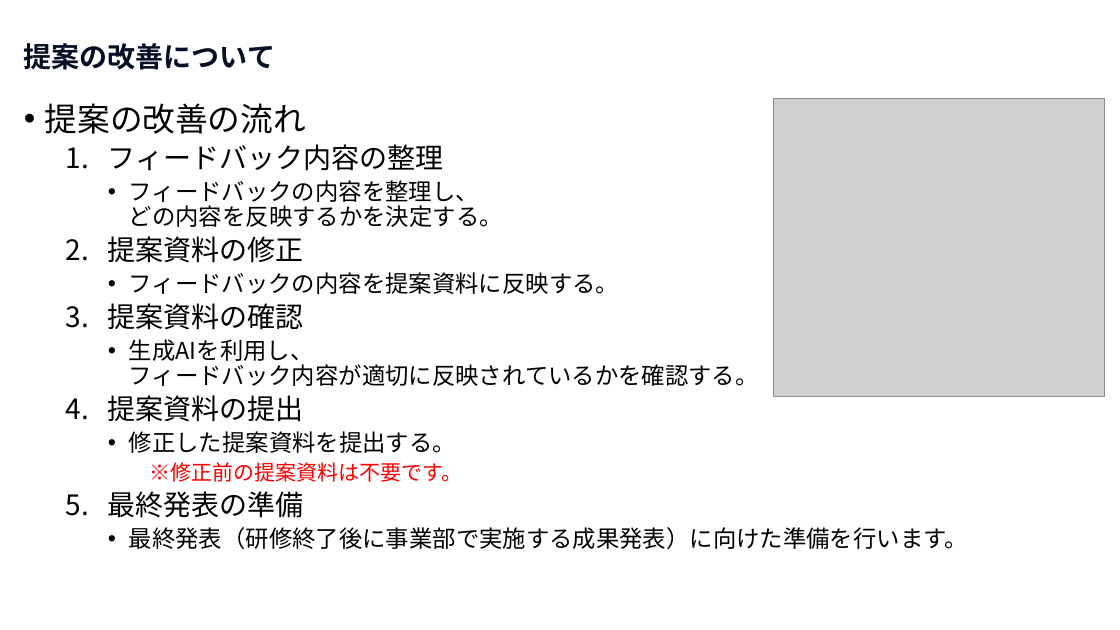
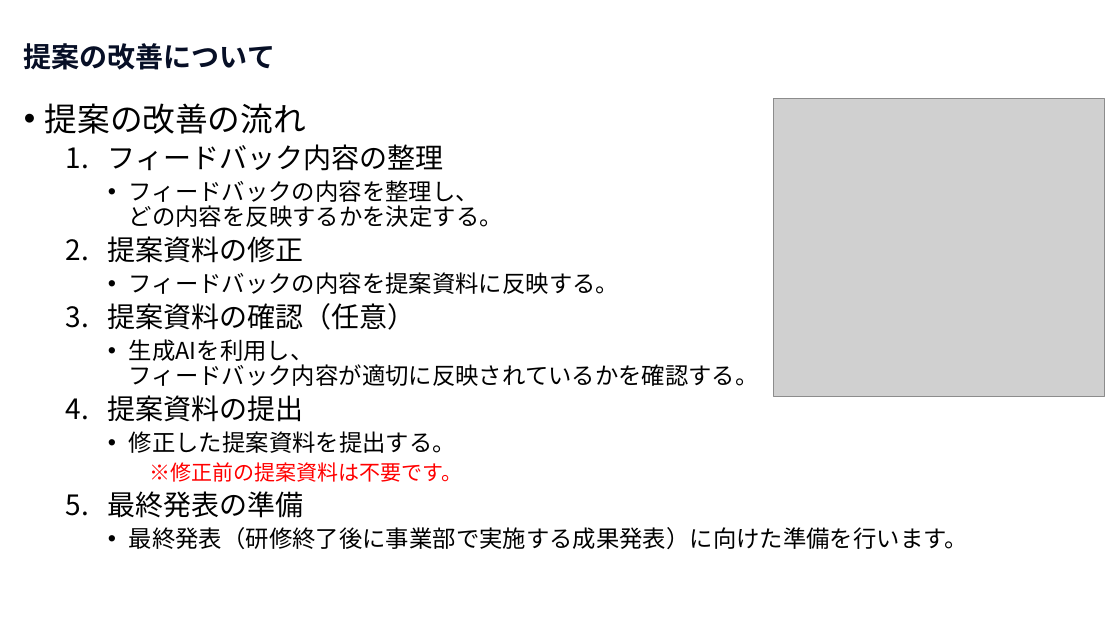
Before and after one commit to nishida2073/ai_navive, a slide deck: slide 6 of 00_オリエンテーション/【AI Native研修-提案】研修の概要.pptx. Drawn at 1120x630 pixels with LibreOffice and Linux fonts; fonts in the diff are those of the drawing; grey boxes stand for pictures. Boxes give left, top, right and bottom in pixels: in the first picture for what was removed or moved away, otherwise in the second. Text is boxed around its words. In the diff, an @@ line names an element or a change of style, - is before the commit and + after.

Commit message:
md

```diff
--- a/00_オリエンテーション/【AI Native研修-提案】研修の概要.pptx
+++ b/00_オリエンテーション/【AI Native研修-提案】研修の概要.pptx
@@ text at box(108, 303, 416, 330): text changed @@
-  3. 提案資料の確認
+  3. 提案資料の確認（任意）
```
